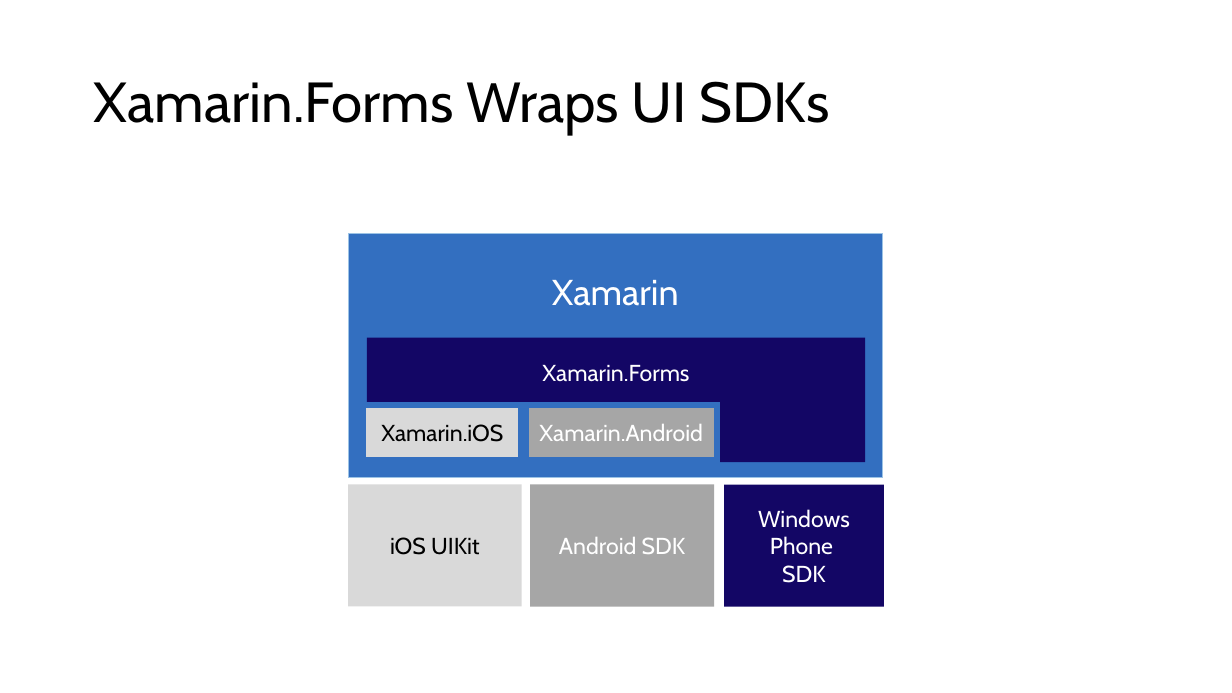
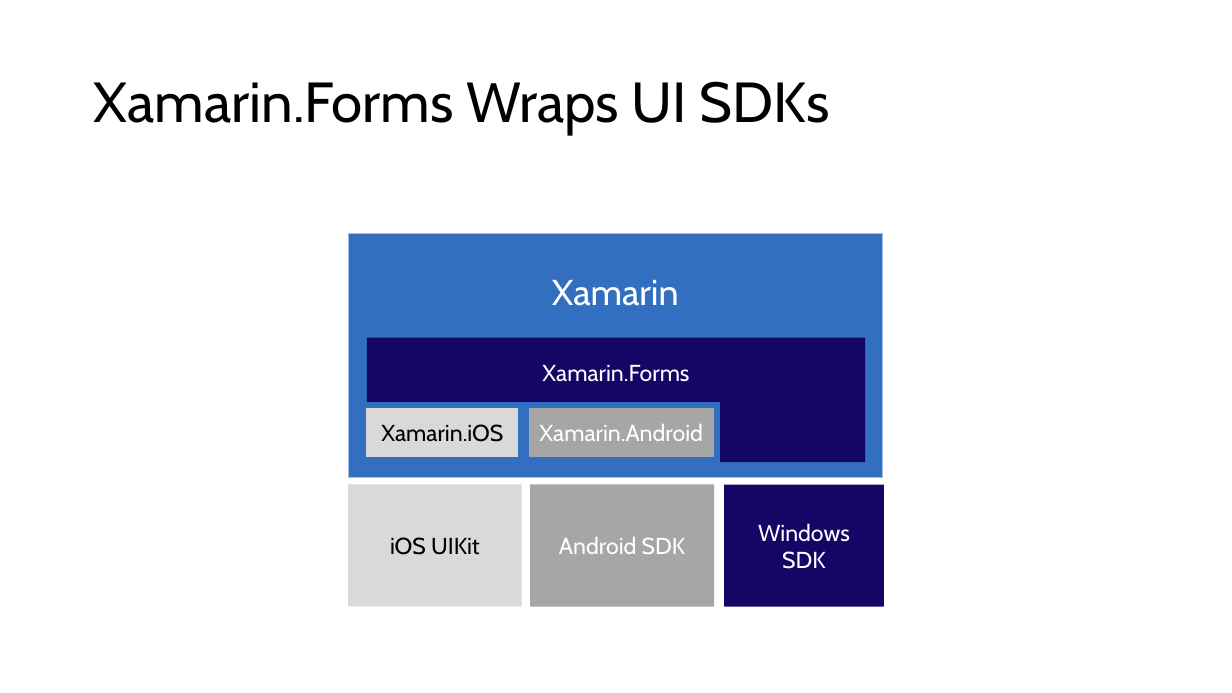
Before and after one commit to microsoft/AcademicContent, a slide deck: slide 5 of Complimentary Course Content/Module3/Lessons/Module3_Lesson09 Cross-Platform User Interfaces with Xamarin.Forms.pptx. Drawn at 1232x693 pixels with LibreOffice and Linux fonts; fonts in the diff are those of the drawing. Boxes give left, top, right and bottom in pixels: in the first picture for what was removed or moved away, otherwise in the second. Text is boxed around its words. In the diff, an @@ line names an element or a change of style, - is before the commit and + after.

```diff
--- a/Complimentary Course Content/Module3/Lessons/Module3_Lesson09 Cross-Platform User Interfaces with Xamarin.Forms.pptx
+++ b/Complimentary Course Content/Module3/Lessons/Module3_Lesson09 Cross-Platform User Interfaces with Xamarin.Forms.pptx
@@ text in rectangle at [758, 523, 850, 542]: text changed @@
-Windows Phone
+Windows
```
Also in this commit, not shown: 1 other slide changed, 2 other files.
